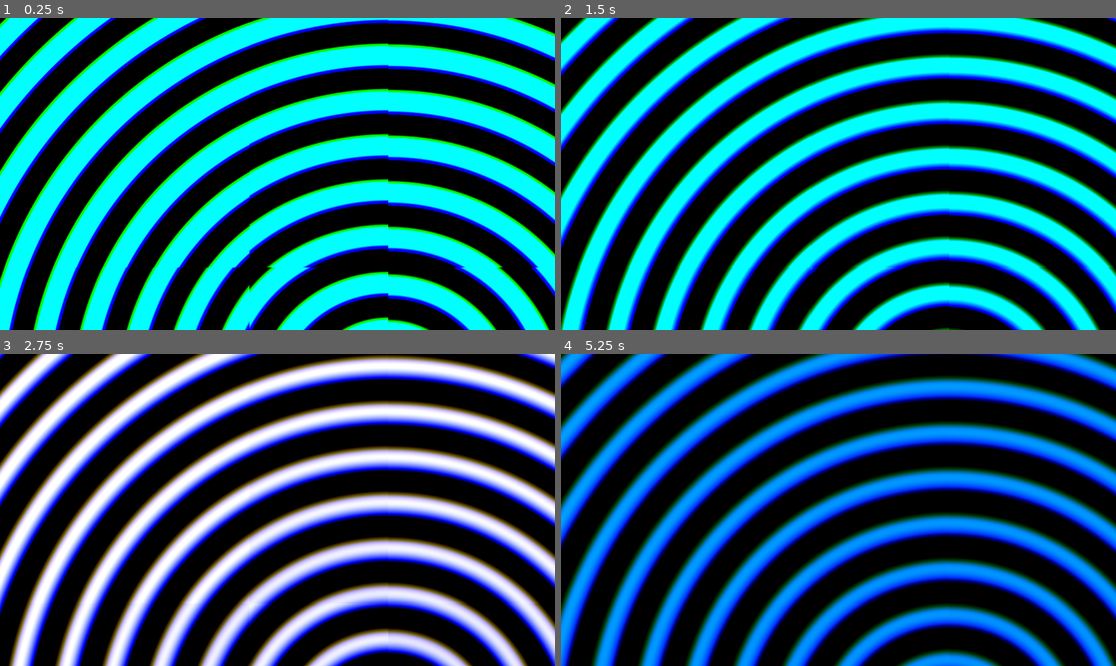
Above: before the commit, frames 1-4 (two rows, left to right).
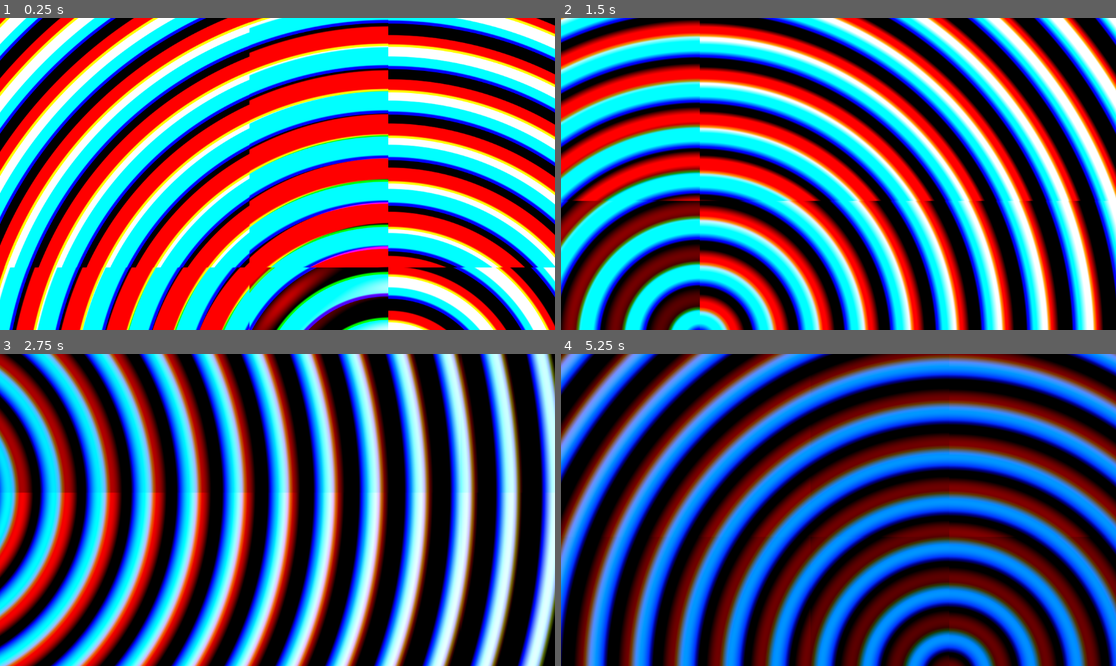
Above: after the commit, the same moments.

Repository: trevyn/shadertest
Game: Godot game, scene res://main.tscn
Same seed, same stepped clock (60 frames per second), same inputs: the game is played once before the commit and once after it. The engine's default icon, where the game draws it, is replaced by a stand-in: a white triangle on a blue panel in a dark square.
Inputs:
- Up to frame 1 (0.25 s): no input
- Up to frame 2 (1.5 s): hold D (right) 0.53-1.28 s; hold S (down) from 1.28 s (still down)
- Up to frame 3 (2.75 s): release S (down) at 2.03 s; hold D (right) from 2.03 s (still down)
- Up to frame 4 (5.25 s): release D (right) at 2.78 s; hold W (up) 2.78-3.53 s; hold A (left) 3.53-5.03 s; hold S (down) from 5.03 s (still down)

The runs differ from the first frame. In frame 1, 49% of the frame differs, in the area x 0-100%, y 0-100%; in frame 2, 86%; in frame 3, 87%; in frame 4, 90%.

Commit message:
movement

Diff:
--- a/Sprite2D.gd
+++ b/Sprite2D.gd
@@ -1,4 +1,6 @@
 extends Sprite2D
+
+var pos = Vector2(0,0)
 
 func _ready():
 	on_size_changed()
@@ -14,5 +16,6 @@
 	set_scale(Vector2(my_scale, my_scale))
 
 func _physics_process(delta):
-	var input_direction = Input.get_vector("left", "right", "up", "down")
-	self.material.set_shader_parameter("blue", input_direction.x)
+	var dir = Input.get_vector("left", "right", "up", "down")
+	pos += (dir/100)
+	self.material.set_shader_parameter("pos", pos)
--- a/main.tscn
+++ b/main.tscn
@@ -8,6 +8,7 @@
 shader = ExtResource("1_jr8jw")
 shader_parameter/blue = -1.03
 shader_parameter/timescale = 0.14
+shader_parameter/pos = Vector2(0, 0)
 
 [node name="Node2D" type="Node2D"]
 
--- a/shader.gdshader
+++ b/shader.gdshader
@@ -2,6 +2,7 @@
 
 uniform float blue = 1.0;
 uniform float timescale = 2.0;
+uniform vec2 pos = vec2(0.0, 0.0);
 
 void vertex() {
 	// Called for every vertex the material is visible on.
@@ -18,7 +19,7 @@
 
 void fragment() {
 	vec3 iResolution = vec3(1.0, 1.0, 0.0);
-    vec2 uv = (UV * 2.0 - iResolution.xy * 1.4) / iResolution.y;
+    vec2 uv = ((UV + pos) * 2.0 - iResolution.xy * 1.4) / iResolution.y;
     vec2 uv0 = uv;
     vec3 finalColor = vec3(0.0);
 	float iTime = TIME * timescale;
